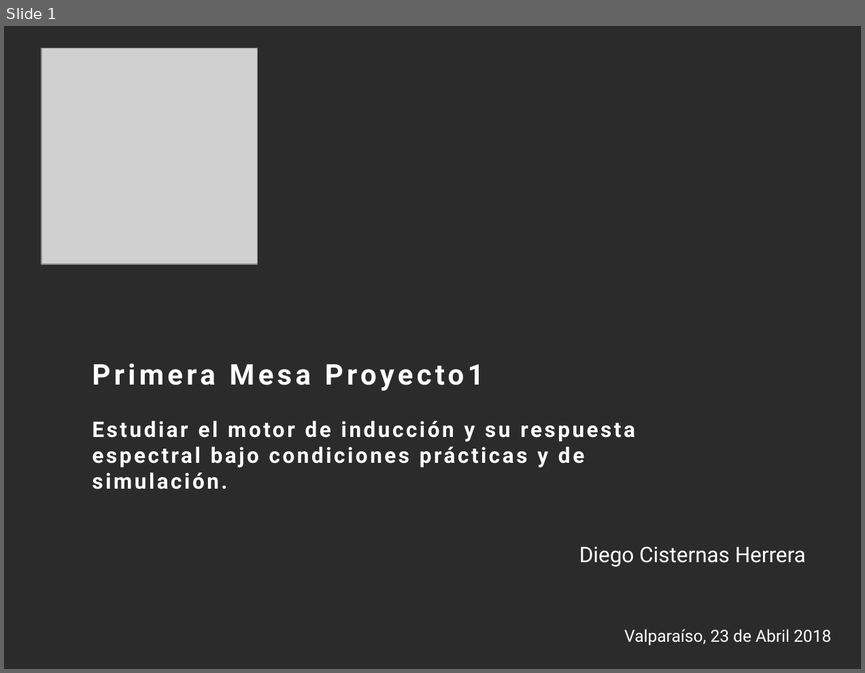
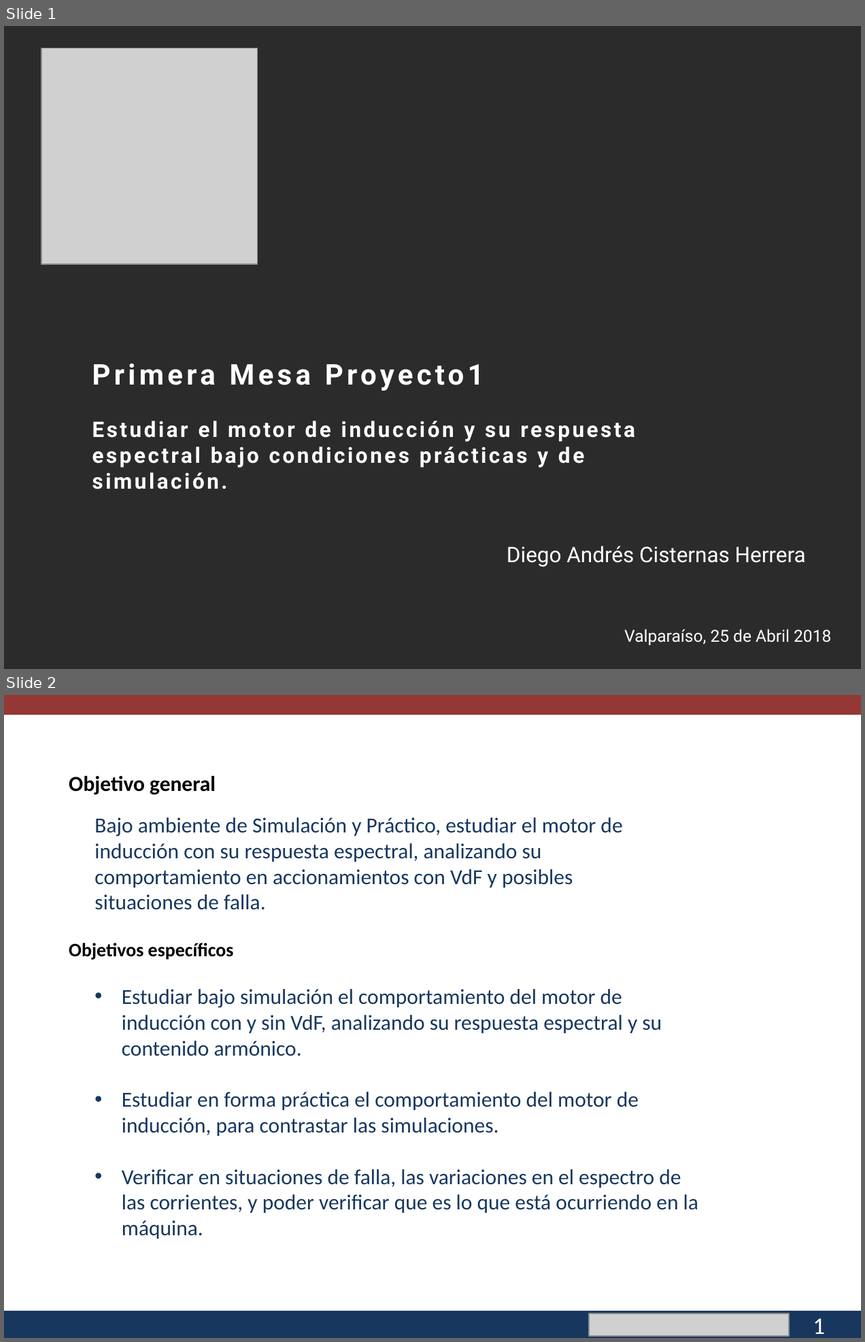
Before and after one commit to cisternashdiego/Proyecto1, a slide deck: Primera mesa.pptx. Shown one above the other, each under a label of ours: slide 1 before the commit, slides 1 and 2 after it. The pictures are 865x673 and 865x1342 pixels, drawn with LibreOffice and Linux fonts; fonts in the diff are those of the drawing; grey boxes stand for pictures; background and template pictures are left out; a plain dark background stands for a picture behind light text. Boxes give left, top, right and bottom in pixels: in the first picture for what was removed or moved away, otherwise in the second. Text is boxed around its words. In the diff, an @@ line names an element or a change of style, - is before the commit and + after.

```diff
--- a/Primera mesa.pptx
+++ b/Primera mesa.pptx
@@ slide 2 added at <box>4,695,861,1338</box>, background #FFFFFF @@
@@ rectangle added at <box>4,695,861,715</box>, fill #953735 @@
@@ text added at <box>69,776,215,795</box>, 18 pt, text #000000, bold @@
+Objetivo general
@@ text added at <box>94,817,622,910</box>, 18 pt, text #17375E @@
+Bajo ambiente de Simulación y Práctico, estudiar el motor de inducción con su respuesta espectral, analizando su comportamiento en accionamientos con VdF y posibles situaciones de falla.
@@ text added at <box>69,943,234,960</box>, 16 pt, text #000000, bold @@
+Objetivos específicos
@@ text added at <box>122,989,698,1238</box>, 18 pt, text #17375E @@
+• Estudiar bajo simulación el comportamiento del motor de inducción con y sin VdF, analizando su respuesta espectral y su contenido armónico.
+• Estudiar en forma práctica el comportamiento del motor de inducción, para contrastar las simulaciones.
+• Verificar en situaciones de falla, las variaciones en el espectro de las corrientes, y poder verificar que es lo que está ocurriendo en la máquina.
@@ rectangle added at <box>4,1310,861,1338</box>, fill #17375E @@
@@ picture added at <box>588,1312,788,1335</box> @@
@@ text added at <box>718,1311,861,1338</box>, 11 pt, text #FFFFFF @@
+pucv.cl
@@ text added at <box>813,1318,825,1334</box>, 20 pt, text #FFFFFF @@
+1
@@ slide 1 changed as well @@
@@ text at <box>507,546,806,567</box>: text changed @@
-Diego Cisternas Herrera
+Diego Andrés Cisternas Herrera
@@ text at <box>624,628,831,645</box>: text changed @@
-Valparaíso, 23 de Abril 2018
+Valparaíso, 25 de Abril 2018
```
Also in this commit, not shown: 16 other slides added, 1 slide removed, 2 other files.
